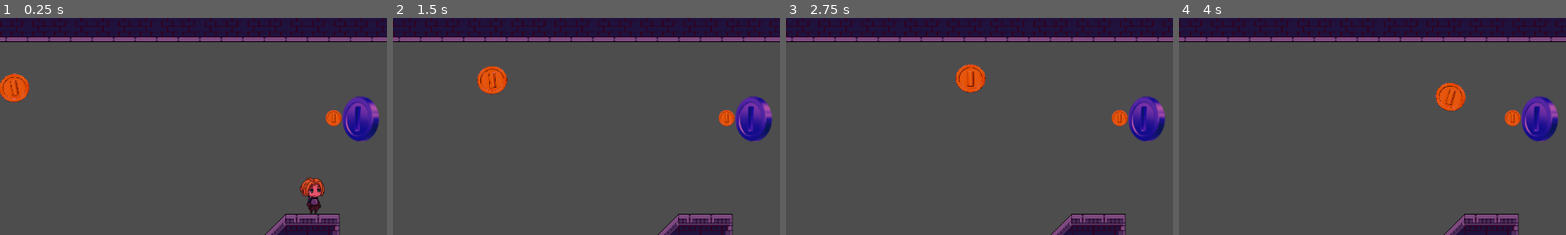
Above: before the commit, frames 1-4 (left to right).
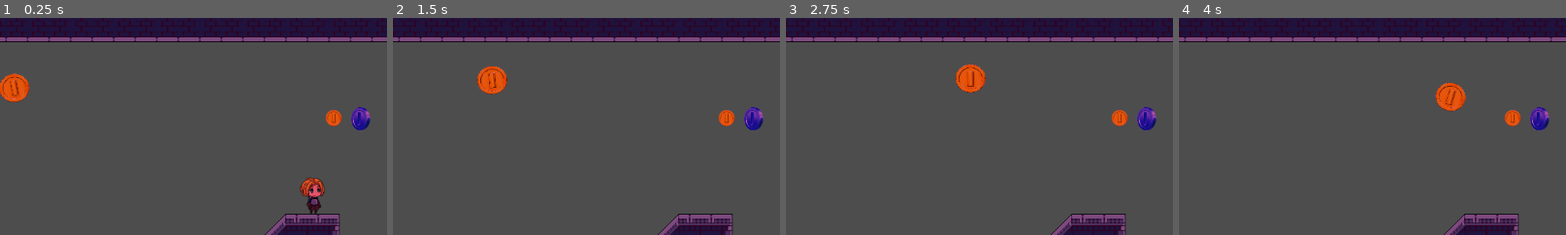
Above: after the commit, the same moments.

Repository: Tim-Barton/game-jam-2023
Game: Godot game, scene res://CharacterController/SideScroller/Scenes/side_scroller_test_scene.tscn
Same seed, same stepped clock (60 frames per second), same inputs: the game is played once before the commit and once after it. This scene is started directly instead of the project's main scene.
Inputs (mouse positions are % of the whole screen's width and height, from its top left):
- Up to frame 1 (0.25 s): no input
- Up to frame 2 (1.5 s): tap Enter (ui_accept) at 0.5, 0.77 s; move the mouse to (72, 45) at 0.52 s; hold Right (ui_right) from 0.53 s (still down); tap Shift (dash) at 0.6, 1.35 s; move the mouse to (30, 55) at 1.27 s
- Up to frame 3 (2.75 s): tap Enter (ui_accept) at 1.52 s; move the mouse to (60, 28) at 2.02 s; release Right (ui_right) at 2.03 s; hold Left (ui_left) from 2.03 s (still down); tap Shift (dash) at 2.1 s
- Up to frame 4 (4 s): move the mouse to (45, 70) at 2.77 s; release Left (ui_left) at 2.78 s; hold Right (ui_right) from 2.78 s (still down); tap Shift (dash) at 2.85, 3.6 s; tap Enter (ui_accept) at 3.02, 3.77 s; move the mouse to (80, 65) at 3.52 s
The pictures show only the part of the screen within x 17-67%, y 0-50%; the shares and areas given below are measured in that part.

The runs differ from the first frame. In frame 1, 1.4% of the frame differs, in the area x 88-98%, y 36-58%; in frame 2, 1.4%; in frame 3, 1.4%; in frame 4, 1.4%.
Error in both runs: Invalid access to property or key 'tile_map' on a base object of type 'Nil'. (res://Scripts/TileMapData.gd:12)

Commit message:
Auto changes from running scene after the previous merge

Diff:
--- a/CharacterController/SideScroller/Scenes/collectable_blue_coin.tscn
+++ b/CharacterController/SideScroller/Scenes/collectable_blue_coin.tscn
@@ -1,18 +1,19 @@
 [gd_scene load_steps=4 format=3 uid="uid://dkc6emhyk4hld"]
 
 [ext_resource type="Script" path="res://CharacterController/SideScroller/Scenes/collectable_blue_coin.gd" id="1_86ly1"]
-[ext_resource type="Texture2D" uid="uid://dbncb0mr1wwn" path="res://CharacterController/SideScroller/GFX/3 Objects/2 Decoration/small_blue_coin.png" id="2_btmb3"]
+[ext_resource type="Texture2D" uid="uid://6dfntrn57bcs" path="res://CharacterController/SideScroller/GFX/3 Objects/4 Collectables/blue coin.png" id="1_q6wr6"]
 
 [sub_resource type="CircleShape2D" id="CircleShape2D_xt1b3"]
-radius = 28.1114
+radius = 14.0
 
 [node name="Blue_Coin" type="StaticBody2D" groups=["collectable"]]
 collision_layer = 2
 collision_mask = 2
 script = ExtResource("1_86ly1")
 
-[node name="SmallBlueCoin" type="Sprite2D" parent="."]
-texture = ExtResource("2_btmb3")
+[node name="BlueCoin" type="Sprite2D" parent="."]
+scale = Vector2(0.15, 0.15)
+texture = ExtResource("1_q6wr6")
 
 [node name="CollisionShape2D" type="CollisionShape2D" parent="."]
 scale = Vector2(1, 1.2)
